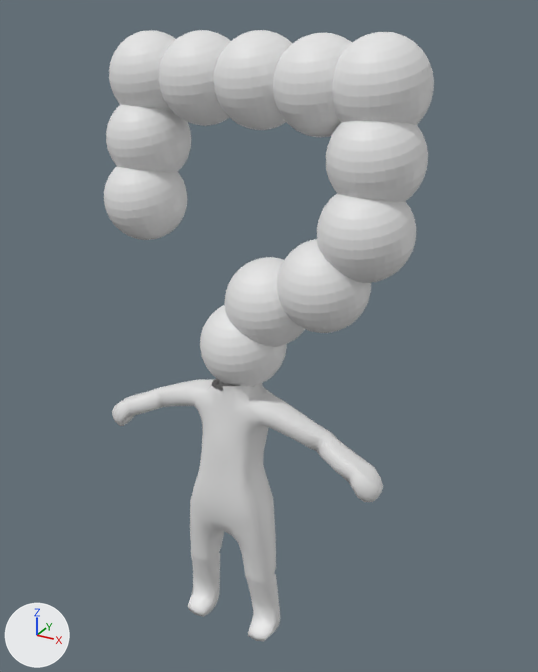
Before and after pictures for a commit that changed the Blender file withBody/colonwithbody.blend.
Rendered twice from a 50 mm lens placed at (4.43, -7.12, 8.05), pointed at (0.12, 0.73, 4.12). Arrows for +X, +Y and +Z are at lower left; the lights stay in place. Materials are left out; every surface is plain grey.

Names of what the first picture shows: '球.011'.
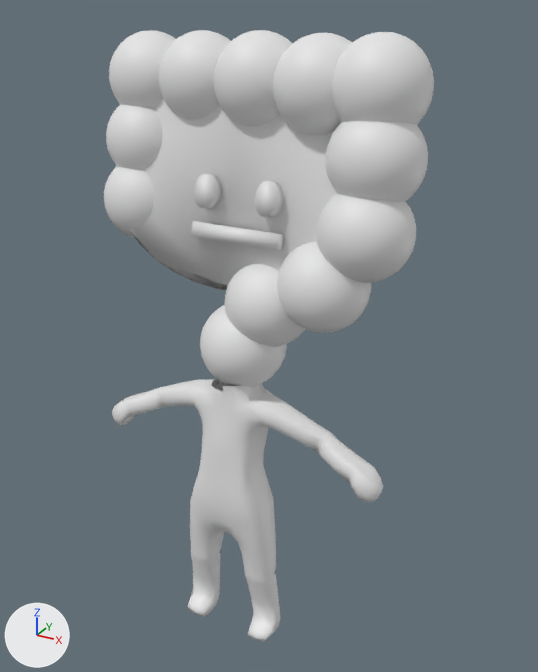
Boxes [x1, y1, x2, y2] around the edits, measured in the pictures (538 x 672 px):
part 1 of me_球_011, added
    after: [255, 181, 284, 217]
part 2 of me_球_011, added
    after: [115, 98, 337, 290]
part 3 of me_球_011, added
    after: [194, 174, 222, 209]
part 4 of me_球_011, added
    after: [191, 221, 284, 250]
part 5 of me_球_011, shading changed
    both: [115, 97, 341, 293]

The edits, one by one:
me_球_011 is used by ob_球_011; location (0.03, 0.22, 4.19); rotation (0.144, 0.244, -1.205), in degrees (8.3, 14, -69); scale (0.545, 0.545, 0.545).
Verts and faces of me_球_011; kept vertices keep their numbers, new ones are numbered from 6633.
me_球_011 had 6633 vertices, 6985 faces and spanned x -4.59..3.15, y -4.03..4.57, z -7.36..6.2.
me_球_011 now has 6833 vertices, 7062 faces and spans x -4.59..3.15, y -4.03..4.57, z -7.36..6.2.
me_球_011 part 1: a new loose piece of 64 vertices spanning x -0.97..-0.31, y 0.81..1.39, z 2.85..3.65.
me_球_011 part 2: a new loose piece of 64 vertices spanning x -3.63..0.28, y -2.85..3.23, z 1.26..5.3.
me_球_011 part 3: a new loose piece of 64 vertices spanning x -1.5..-0.84, y -0.61..-0.03, z 2.92..3.73.
Part 4, on me_球_011:
New vertex 6633 is at (-0.72, -0.81, 2.52), pixel (190, 235).
New vertex 6634 is at (-0.88, -0.74, 2.8), pixel (192, 221).
New vertex 6635 is at (-0.95, -0.73, 2.37), pixel (197, 236).
New vertex 6636 is at (-1.1, -0.66, 2.65), pixel (199, 221).
New vertex 6637 is at (0.02, 1.2, 2.42), pixel (276, 249).
New vertex 6638 is at (-0.13, 1.27, 2.69), pixel (278, 234).
New vertex 6639 is at (-0.2, 1.27, 2.27), pixel (282, 250).
New vertex 6640 is at (-0.36, 1.35, 2.54), pixel (284, 234).
New faces: (6633, 6634, 6636, 6635), (6635, 6636, 6640, 6639), (6637, 6639, 6640, 6638), (6633, 6637, 6638, 6634), (6633, 6635, 6639, 6637), (6634, 6638, 6640, 6636) (smooth).
me_球_011 part 5: 4523 kept faces spanning x -4.59..1.1, y -3.3..4.57, z -1.0..6.2 are now shaded smooth.
